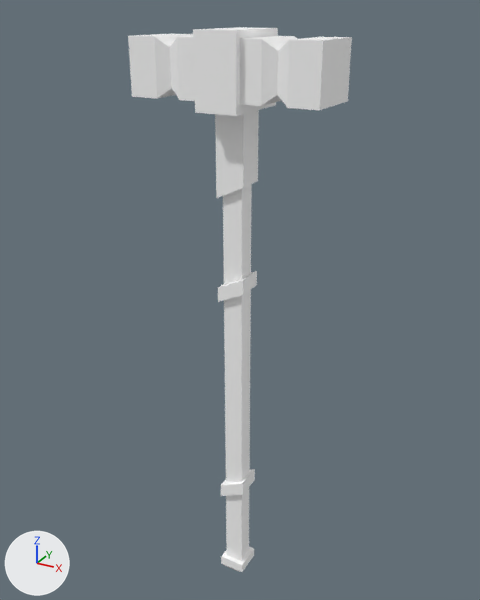
The glTF model assets/synty/simple_fantasy/models/SF_Wep_Elven_Hammer_01.glb as it was, and as the next commit left it.
Rendered twice from a 50 mm lens placed at (0.014, -0.0253, 0.0292), pointed at (-0.0003, 0.0008, 0.0162). The axes (+X, +Y, +Z) are drawn at lower left. The lights are the same throughout.

Objects in the first picture: 'SF_Wep_Elven_Hammer_01'.
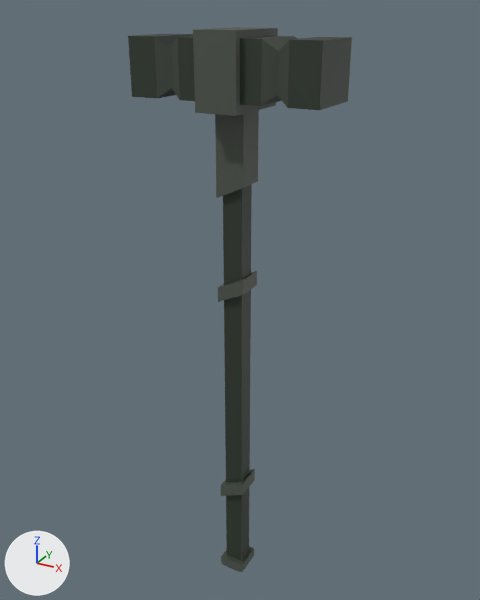
Scene script edits in JSON lines:
```json
{"op": "add", "block": "img_undead_footman_01", "code": ["img_undead_footman_01 = load_image('Undead_Footman_01', '_unpacked/Undead_Footman_01', 512, 512, 'sRGB')"]}
{"op": "remove", "block": "mat_lambert1", "code": "mat_lambert1.base_color = (1.0, 1.0, 1.0)  # white #ffffff"}
{"op": "add", "block": "mat_lambert1", "code": "mat_lambert1.texture = img_undead_footman_01"}
```

Location of each change, (x1, y1, x2, y2) in pixels of the pictures (480 x 600 px):
```json
{"object": "SF_Wep_Elven_Hammer_01", "change": "surface changed", "before": [128, 27, 352, 572], "after": [128, 27, 352, 572], "on screen": "grey to black"}
```
